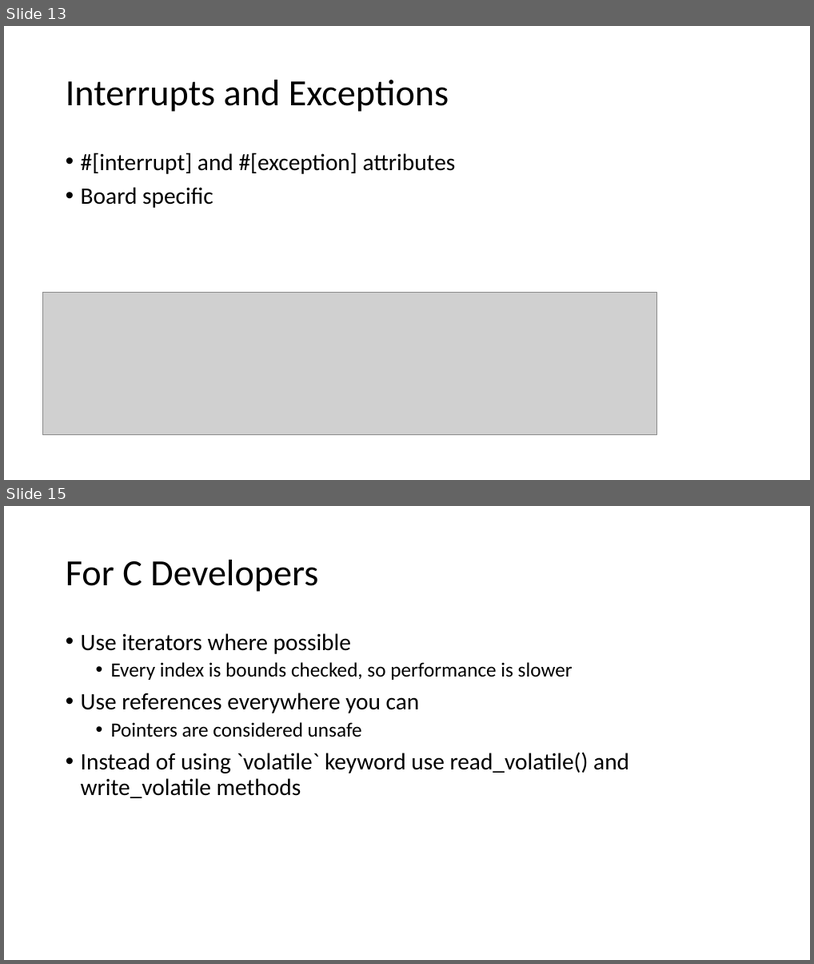
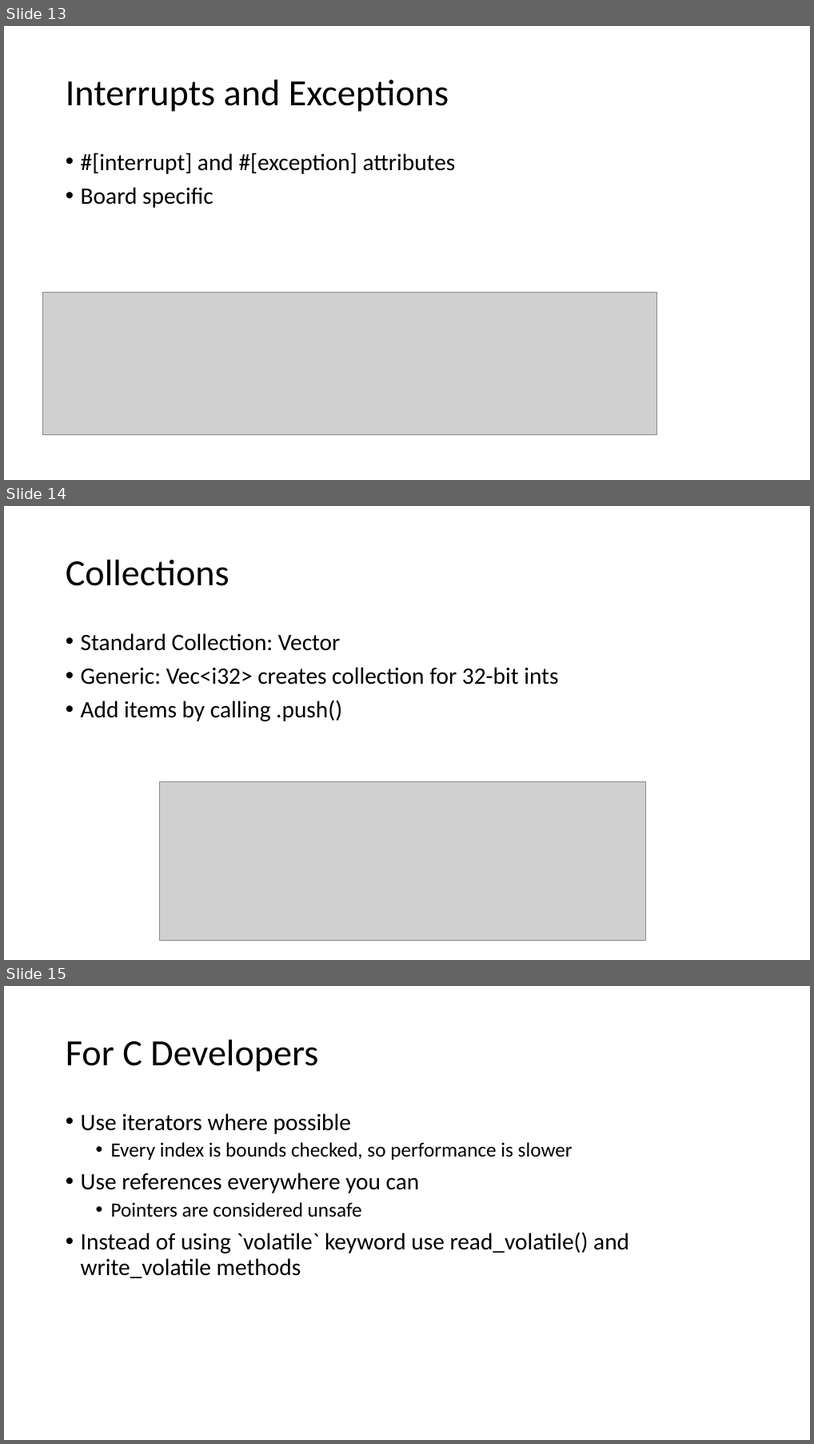
Before and after one commit to ProgrammerAL/Presentations-2019, a slide deck: 09-04 - Making the Case for Rust/Making the Case for Rust.pptx. Shown one above the other, each under a label of ours: slides 13 and 15 before the commit, slides 13, 14 and 15 after it; the slides between them are not shown. The pictures are 814x964 and 814x1444 pixels, drawn with LibreOffice and Linux fonts; fonts in the diff are those of the drawing; grey boxes stand for pictures. Boxes give left, top, right and bottom in pixels: in the first picture for what was removed or moved away, otherwise in the second. Text is boxed around its words. In the diff, an @@ line names an element or a change of style, - is before the commit and + after.

```diff
--- a/09-04 - Making the Case for Rust/Making the Case for Rust.pptx
+++ b/09-04 - Making the Case for Rust/Making the Case for Rust.pptx
@@ slide 14 added at bbox=[4, 506, 810, 960], background #FFFFFF @@
@@ title added at bbox=[66, 560, 230, 586], 44 pt, text #000000 @@
+Collections
@@ text added at bbox=[81, 633, 558, 721], 28 pt, text #000000 @@
+• Standard Collection: Vector
+• Generic: Vec<i32> creates collection for 32-bit ints
+• Add items by calling .push()
@@ picture added at bbox=[159, 781, 646, 940] @@
```
Also in this commit, not shown: 1 slide changed, 3 other slides added, 2 slides removed.
